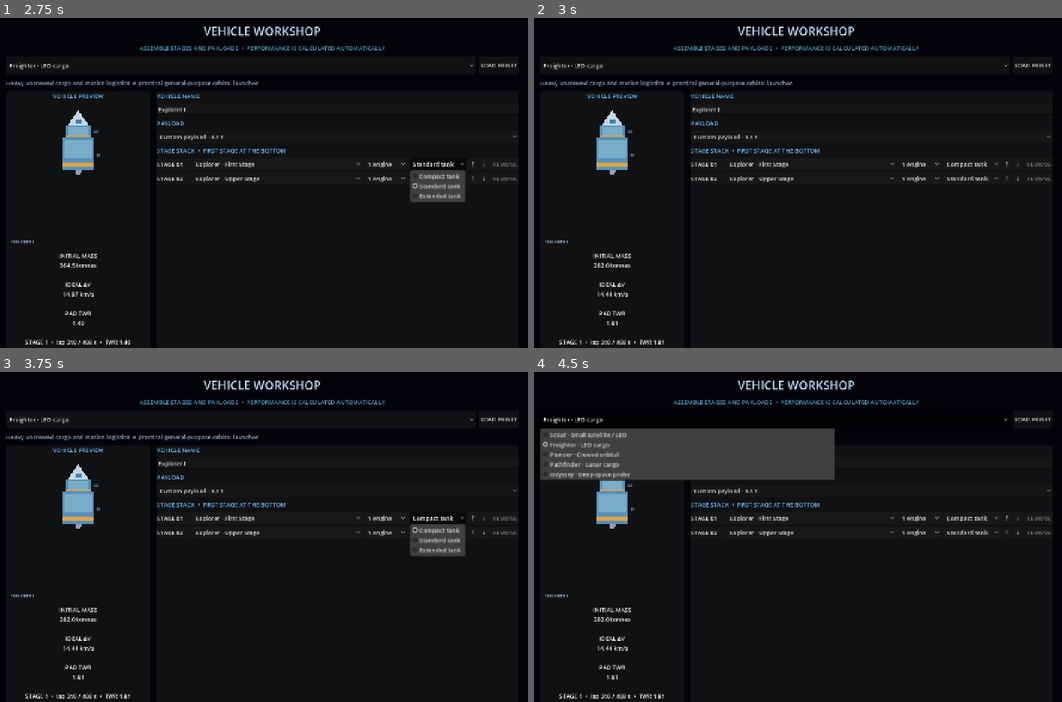
Above: before the commit, frames 1-4 (two rows, left to right).
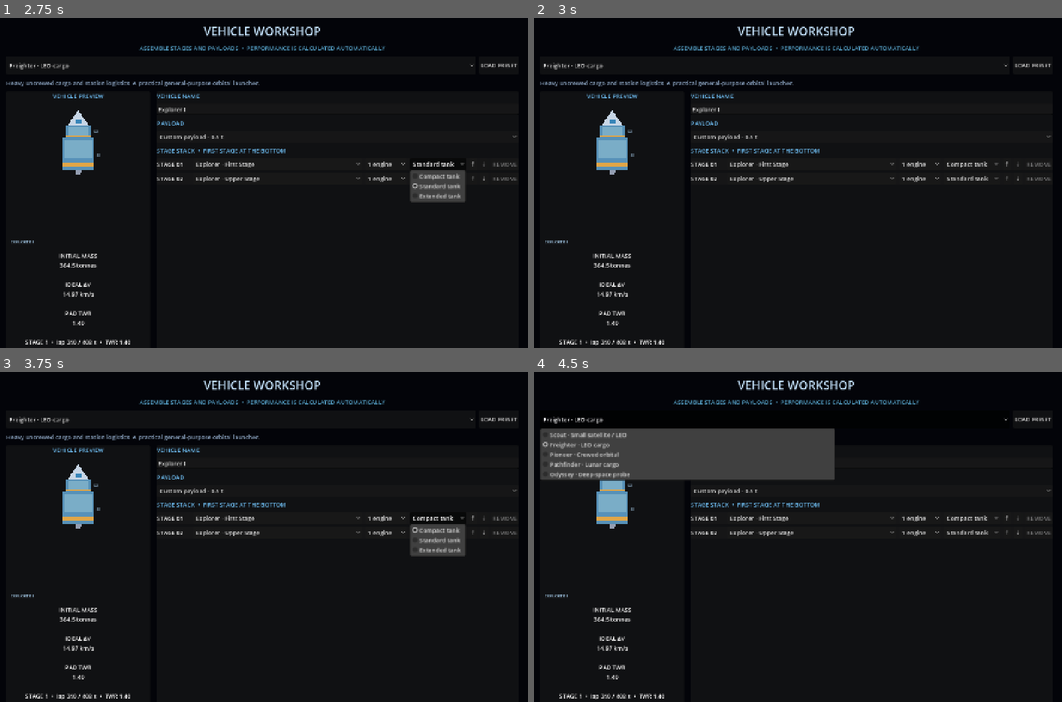
Above: after the commit, the same moments.

Repository: Blagos1195/Gravity-simulator
Game: Godot game, scene res://scenes/main.tscn
The game is run twice, just before and just after one commit, with the same random seed, the same clock (stepped at 60 frames per second) and the same inputs.
Inputs:
- Up to frame 1 (2.75 s): click "NEW GAME" at 0.5 s; click "CONTINUE TO ROCKET BUILDER" at 1.25 s; click "Standard tank" at 2 s
- Up to frame 2 (3 s): click "Standard tank" at 2.75 s
- Up to frame 3 (3.75 s): click "Compact tank" at 3.5 s
- Up to frame 4 (4.5 s): click "Freighter · LEO cargo" at 4.25 s

Frame 1 is identical in both runs. In frame 2, less than 0.1% of the frame differs, in the area x 11-25%, y 74-99%; in frame 3, less than 0.1%; in frame 4, less than 0.1%.

Commit message:
Read workshop choices from content catalog

Diff:
--- a/Gravity/scripts/rocket_design.gd
+++ b/Gravity/scripts/rocket_design.gd
@@ -13,6 +13,22 @@
 static func _rocket_catalog() -> Dictionary:
 	var catalog: Dictionary = ContentCatalog.get_catalog()
 	return catalog.get("rocket", {})
+
+static func payload_options() -> Array:
+	var options: Array = _rocket_catalog().get("builder_options", {}).get("payloads", [])
+	return options.duplicate(true)
+
+static func engine_count_options() -> Array:
+	var options: Array = _rocket_catalog().get("builder_options", {}).get("engine_counts", [1, 2, 3, 4, 6, 8])
+	return options.duplicate()
+
+static func tank_scale_options() -> Array:
+	var options: Array = _rocket_catalog().get("builder_options", {}).get("tank_scales", [
+		{"label": "Compact tank", "scale": 0.75},
+		{"label": "Standard tank", "scale": 1.0},
+		{"label": "Extended tank", "scale": 1.25}
+	])
+	return options.duplicate(true)
 
 static func preset_options() -> Array:
 	var presets: Dictionary = _rocket_catalog().get("presets", {})
@@ -55,7 +71,14 @@
 	return {}
 
 static func configure_stage(part_id: String, engine_count: int, tank_scale: float) -> Dictionary:
-	if engine_count not in [1, 2, 3, 4, 6, 8] or tank_scale not in [0.75, 1.0, 1.25]:
+	if not engine_count_options().has(engine_count):
+		return {}
+	var valid_tank_scale := false
+	for tank_option in tank_scale_options():
+		if is_equal_approx(float(tank_option.get("scale", 0.0)), tank_scale):
+			valid_tank_scale = true
+			break
+	if not valid_tank_scale:
 		return {}
 	var stage := create_stage_part(part_id)
 	if stage.is_empty():
